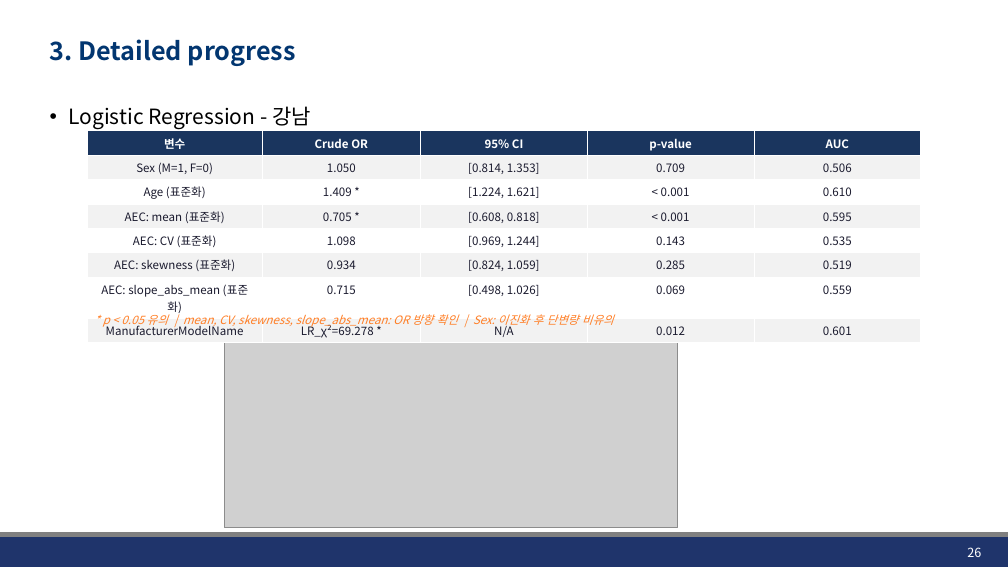
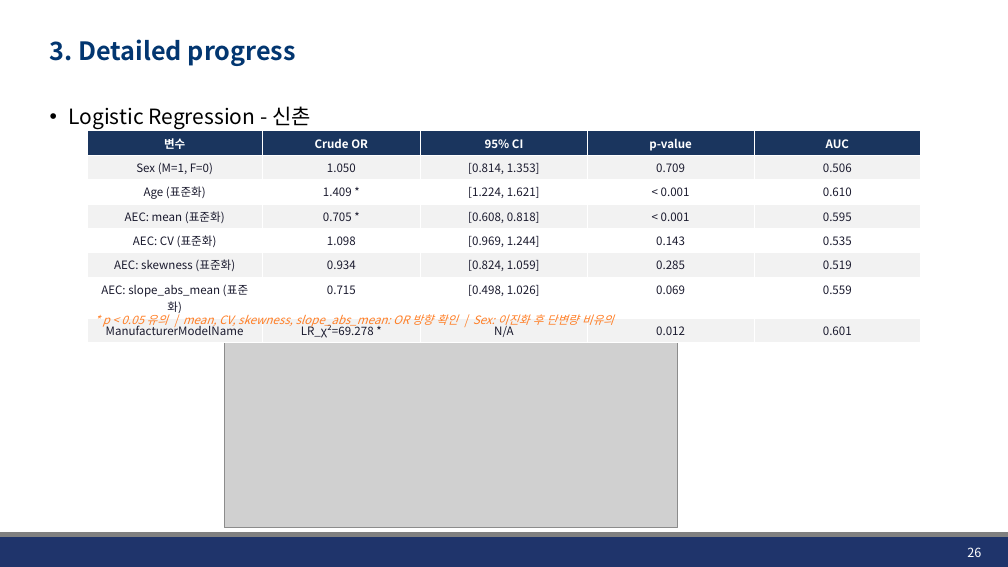
Before and after one commit to JHWannabe/2026-1_Study, a slide deck: slide 26 of 연구자료/260424_Linear_Logistic_Regression.pptx. Drawn at 1008x567 pixels with LibreOffice and Linux fonts; fonts in the diff are those of the drawing; grey boxes stand for pictures; background and template pictures are left out. Boxes give left, top, right and bottom in pixels: in the first picture for what was removed or moved away, otherwise in the second. Text is boxed around its words. In the diff, an @@ line names an element or a change of style, - is before the commit and + after.

```diff
--- a/연구자료/260424_Linear_Logistic_Regression.pptx
+++ b/연구자료/260424_Linear_Logistic_Regression.pptx
@@ text at box(68, 106, 311, 129): text changed @@
-• Logistic Regression - 강남
+• Logistic Regression - 신촌
```
Also in this commit, not shown: 8 other slides changed, 5 other files.
